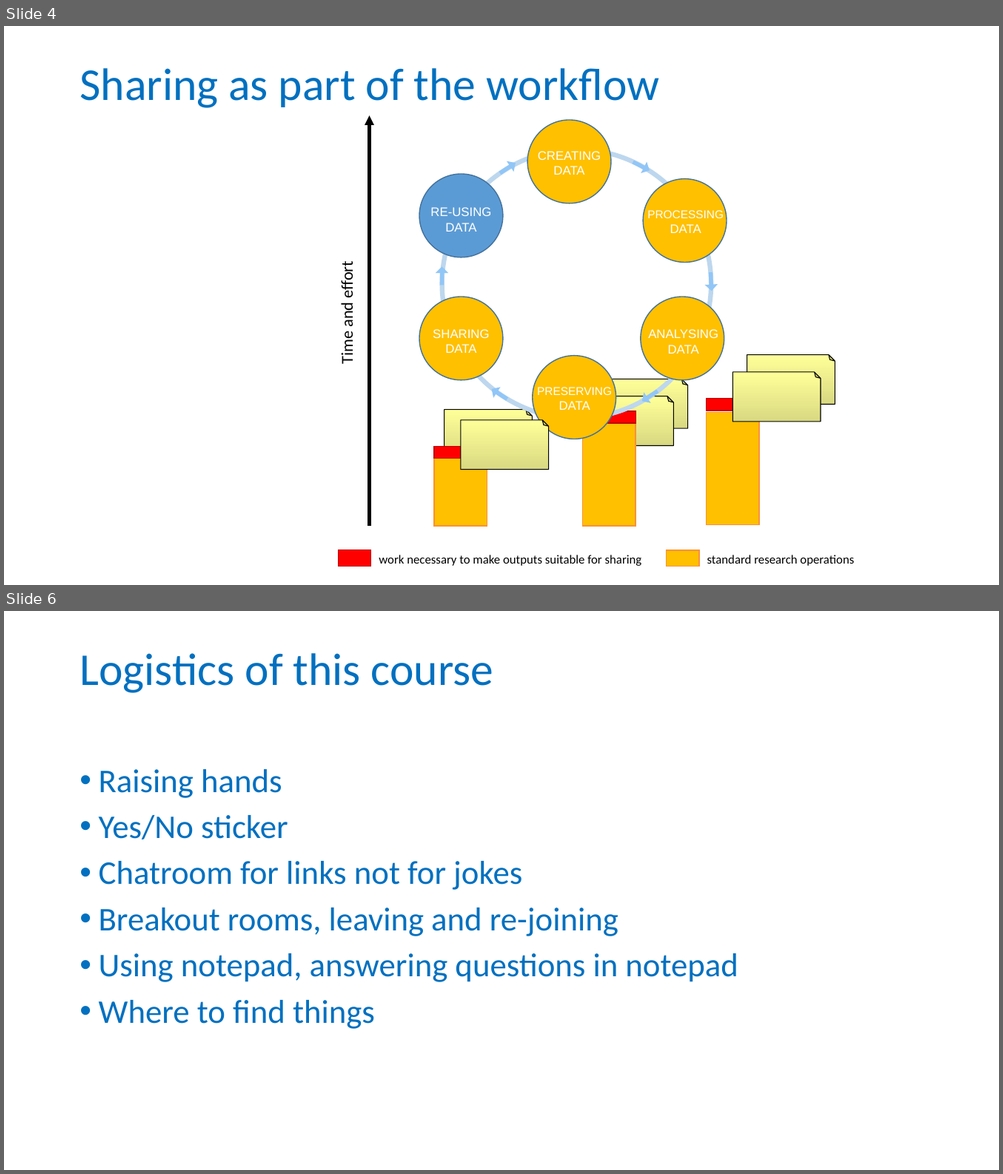
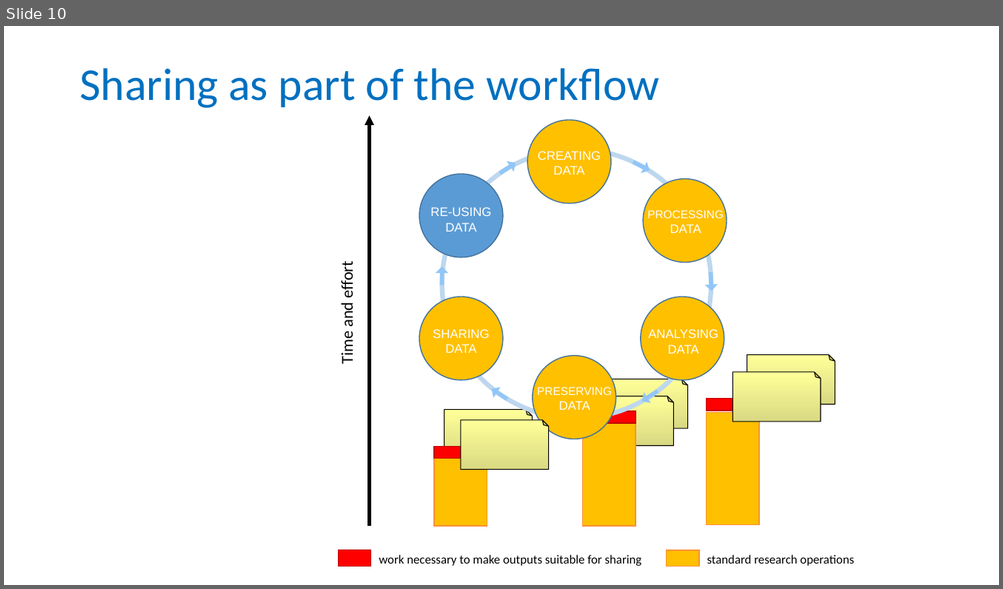
Before and after one commit to tobyhodges/probable-enigma, a slide deck: instructors/01_Why_are_we_here.pptx. Shown one above the other, each under a label of ours: slides 4 and 6 before the commit, slide 10 after it; the slides between them are not shown. The pictures are 1003x1174 and 1003x589 pixels, drawn with LibreOffice and Linux fonts; fonts in the diff are those of the drawing; background and template pictures are left out. Boxes give left, top, right and bottom in pixels: in the first picture for what was removed or moved away, otherwise in the second. Text is boxed around its words. In the diff, an @@ line names an element or a change of style, - is before the commit and + after.

```diff
--- a/instructors/01_Why_are_we_here.pptx
+++ b/instructors/01_Why_are_we_here.pptx
@@ slide 6 removed at (4, 611, 999, 1170), background #FFFFFF @@
@@ title removed at (79, 653, 493, 693) @@
-Logistics of this course
@@ text removed at (99, 769, 737, 1029) @@
-• Raising hands
-• Yes/No sticker
-• Chatroom for links not for jokes
-• Breakout rooms, leaving and re-joining
-• Using notepad, answering questions in notepad
-• Where to find things
@@ what was slide 4 is now slide 10 @@
```
Also in this commit, not shown: 2 slides changed, 18 slides added, 1 other file.
